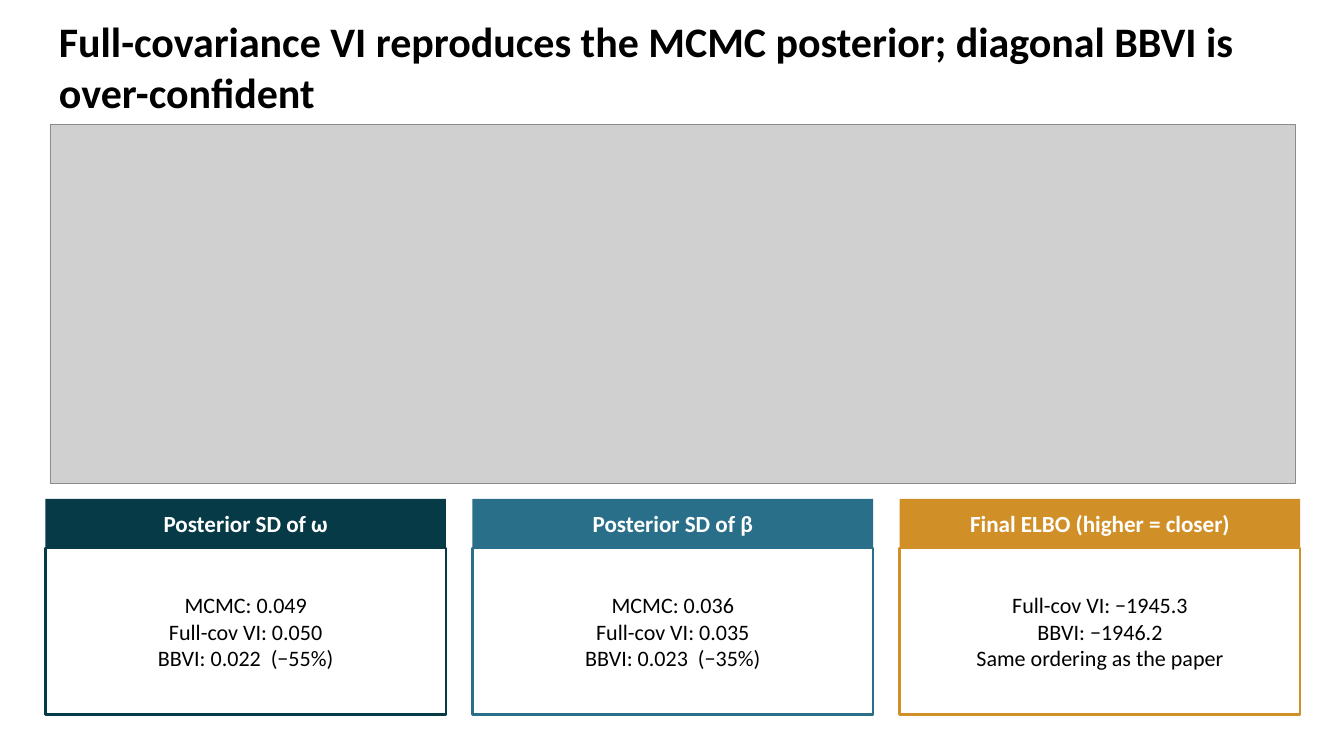
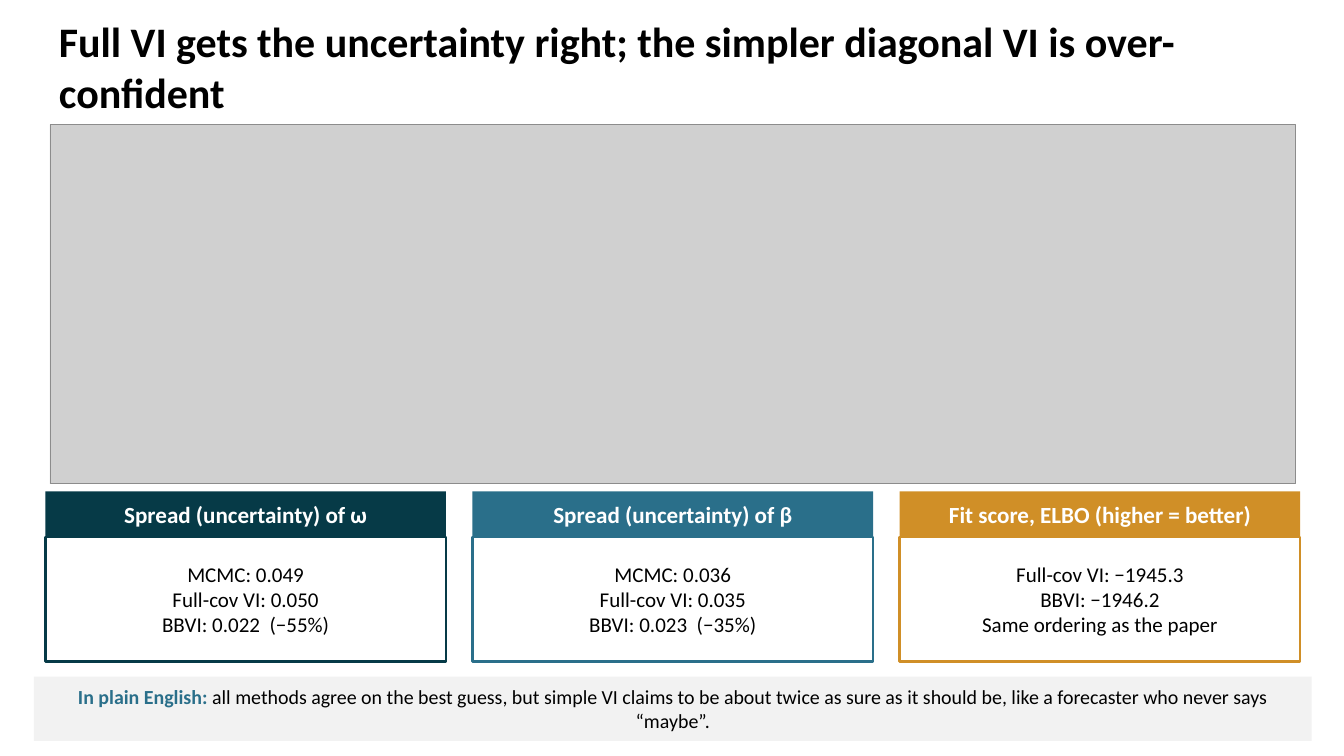
Before and after one commit to SGhuman123/Fordham-Time-Series-Econometrics, a slide deck: slide 11 of slides/Scalable_Bayesian_Volatility.pptx (slide 10 before the commit). Drawn at 1344x756 pixels with LibreOffice and Linux fonts; fonts in the diff are those of the drawing; grey boxes stand for pictures. Boxes give left, top, right and bottom in pixels: in the first picture for what was removed or moved away, otherwise in the second. Text is boxed around its words. In the diff, an @@ line names an element or a change of style, - is before the commit and + after.

```diff
--- a/slides/Scalable_Bayesian_Volatility.pptx
+++ b/slides/Scalable_Bayesian_Volatility.pptx
@@ text at [59,27,1175,109]: text changed @@
-Full-covariance VI reproduces the MCMC posterior; diagonal BBVI is over-confident
+Full VI gets the uncertainty right; the simpler diagonal VI is over-confident
@@ text in rectangle at [124,506,367,527]: text changed @@
-Posterior SD of ω
+Spread (uncertainty) of ω
@@ text in rectangle at [553,506,793,527]: text changed @@
-Posterior SD of β
+Spread (uncertainty) of β
@@ 3 rectangles: place and size @@
-3 rectangles at [45,499,1300,548]
+3 rectangles at [45,491,1300,537]
@@ text in rectangle at [949,506,1251,527]: text changed @@
-Final ELBO (higher = closer)
+Fit score, ELBO (higher = better)
@@ text "MCMC: 0.049": place and size @@
-text "MCMC: 0.049" at [158,598,333,669]
+text "MCMC: 0.049" at [162,568,330,635]
@@ rectangle: place and size @@
-rectangle at [45,548,446,714]
+rectangle at [45,537,446,661]
@@ text "MCMC: 0.036": place and size @@
-text "MCMC: 0.036" at [585,598,760,669]
+text "MCMC: 0.036" at [589,567,757,635]
@@ rectangle: place and size @@
-rectangle at [472,548,873,714]
+rectangle at [472,537,873,661]
@@ size 21 to 20 pt in 3 elements at [162,568,330,635], [589,567,757,635], [982,567,1218,636] @@
@@ text "Full-cov VI: −1945.3": place and size @@
-text "Full-cov VI: −1945.3" at [976,597,1223,670]
+text "Full-cov VI: −1945.3" at [982,567,1218,636]
@@ rectangle: place and size @@
-rectangle at [900,548,1300,714]
+rectangle at [900,537,1300,661]
@@ rectangle added at [34,677,1311,741], fill #F2F2F2 @@
@@ text added at [78,690,1267,732], 19 pt, text #000000 @@
+In plain English: all methods agree on the best guess, but simple VI claims to be about twice as sure as it should be, like a forecaster who never says “maybe”.
```
Also in this commit, not shown: 10 other slides changed, 2 slides added, 7 other files.
